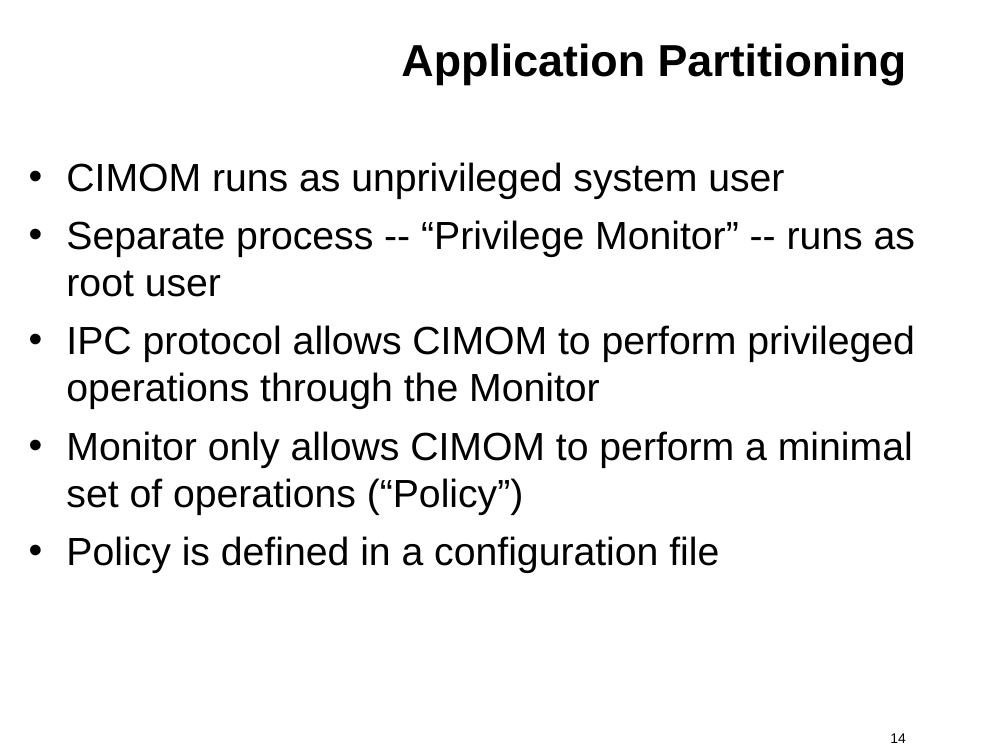
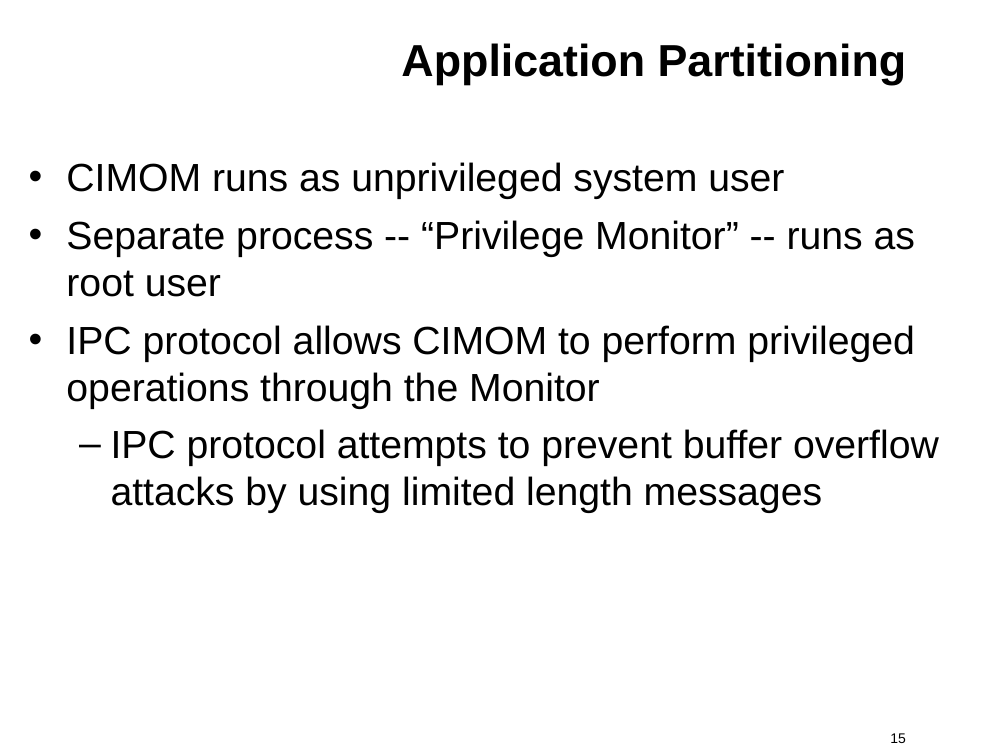
Before and after one commit to kkaempf/openwbem, a slide deck: slide 15 of doc/MDC-06-Security.odp (slide 14 before the commit). Drawn at 1008x756 pixels with LibreOffice and Linux fonts; fonts in the diff are those of the drawing; background and template pictures are left out. Boxes give left, top, right and bottom in pixels: in the first picture for what was removed or moved away, otherwise in the second. Text is boxed around its words. In the diff, an @@ line names an element or a change of style, - is before the commit and + after.

Commit message:
fixed a bit

```diff
--- a/doc/MDC-06-Security.odp
+++ b/doc/MDC-06-Security.odp
@@ text at box(111, 429, 939, 513): text changed @@
-• Monitor only allows CIMOM to perform a minimal set of operations (“Policy”)
-• Policy is defined in a configuration file
+  – IPC protocol attempts to prevent buffer overflow attacks by using limited length messages
@@ page number at box(890, 733, 906, 743): text changed @@
-14
+15
```
Also in this commit, not shown: 5 other slides changed, 3 slides added.
